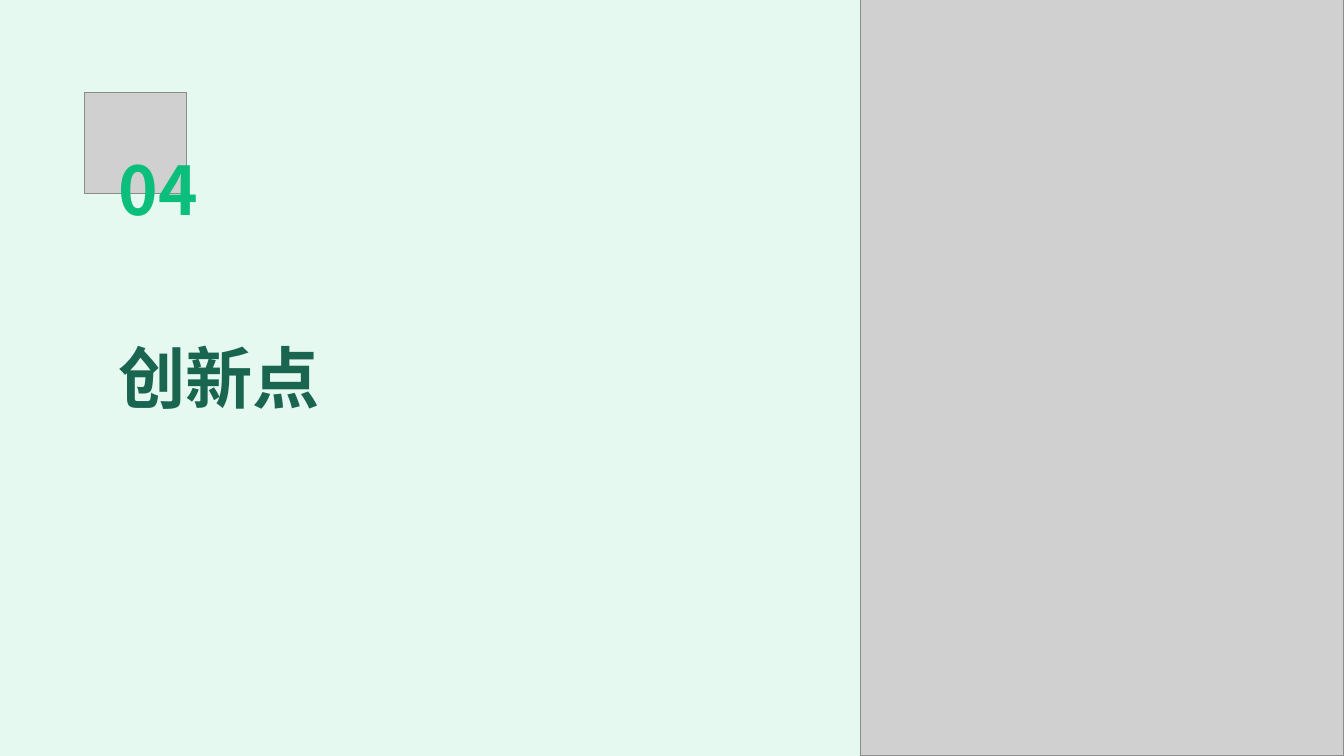
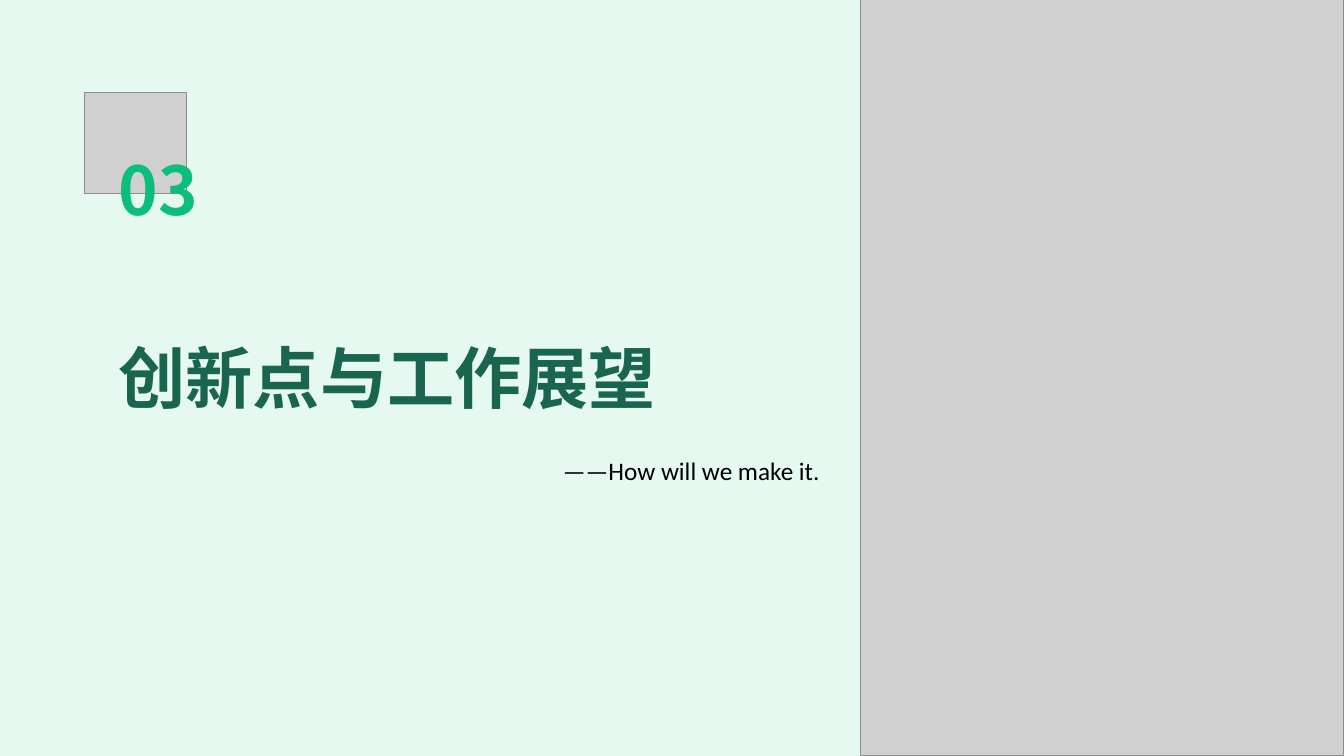
Before and after one commit to OSH-2024/Rage_of_dUST, a slide deck: slide 15 of docs/mid_term/Rage_of_dUST_midterm_report.pptx. Drawn at 1344x756 pixels with LibreOffice and Linux fonts; fonts in the diff are those of the drawing; grey boxes stand for pictures. Boxes give left, top, right and bottom in pixels: in the first picture for what was removed or moved away, otherwise in the second. Text is boxed around its words. In the diff, an @@ line names an element or a change of style, - is before the commit and + after.

```diff
--- a/docs/mid_term/Rage_of_dUST_midterm_report.pptx
+++ b/docs/mid_term/Rage_of_dUST_midterm_report.pptx
@@ text at [119,146,198,231]: text changed @@
-04
+03
@@ text at [119,345,657,409]: text changed @@
-创新点
+创新点与工作展望
@@ text added at [563,462,820,481], 18 pt, text #000000 @@
+——How will we make it.
```
Also in this commit, not shown: 8 other slides changed, 5 slides added, 5 slides removed, 10 other files.
